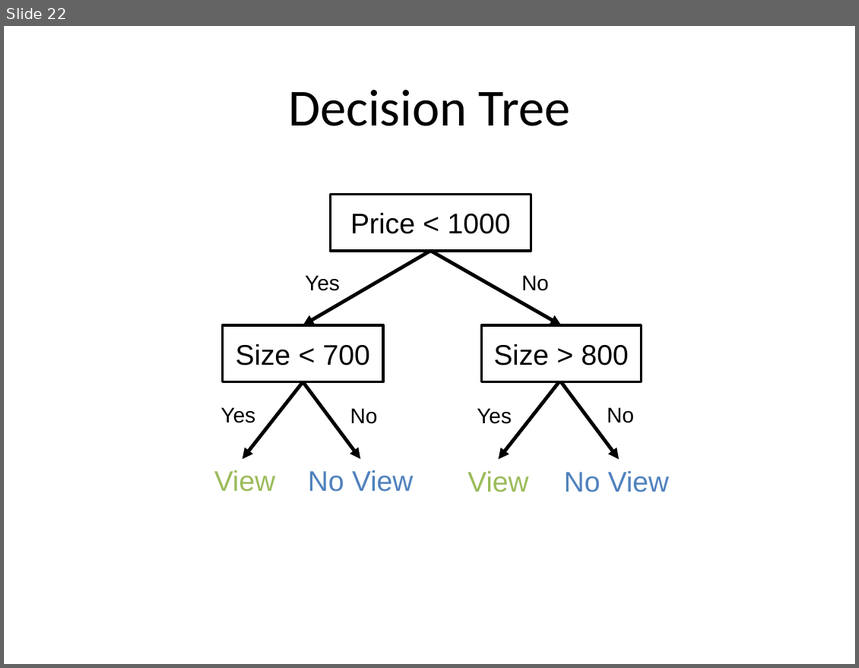
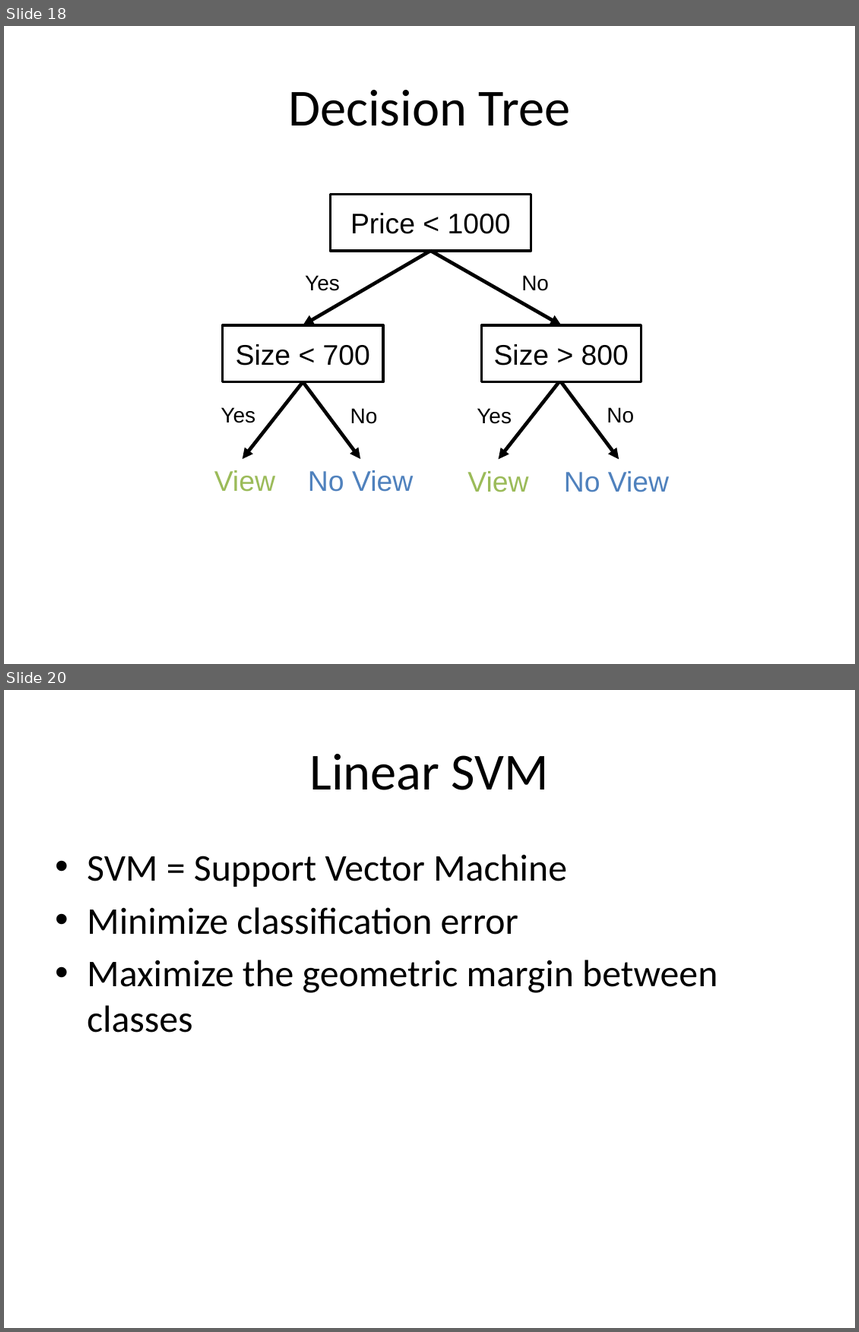
Before and after one commit to aloksharma1993/techfest-ml-tutorial, a slide deck: Techfest_ML.pptx. Shown one above the other, each under a label of ours: slide 22 before the commit, slides 18 and 20 after it; the slides between them are not shown. The pictures are 859x668 and 859x1332 pixels, drawn with LibreOffice and Linux fonts; fonts in the diff are those of the drawing. Boxes give left, top, right and bottom in pixels: in the first picture for what was removed or moved away, otherwise in the second. Text is boxed around its words. In the diff, an @@ line names an element or a change of style, - is before the commit and + after.

```diff
--- a/Techfest_ML.pptx
+++ b/Techfest_ML.pptx
@@ slide 20 added at (x1=4, y1=690, x2=855, y2=1328), background #FFFFFF @@
@@ title added at (x1=310, y1=754, x2=549, y2=790), 44 pt, text #000000 @@
+Linear SVM
@@ text added at (x1=87, y1=854, x2=718, y2=1033), 32 pt, text #000000 @@
+• SVM = Support Vector Machine
+• Minimize classification error
+• Maximize the geometric margin between classes
@@ what was slide 22 is now slide 18 @@
```
Also in this commit, not shown: 12 slides changed, 2 other slides added.
